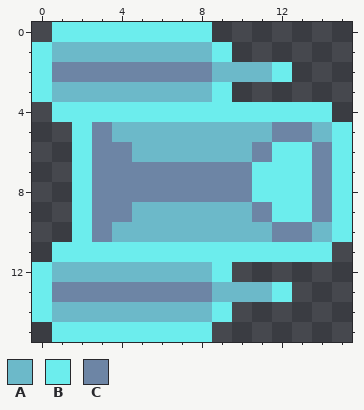
Two versions of one pixel-art file, assets/sprites/player-ship.aseprite. This is how it looked before the edit.
16x16 pixels, 1 frame.
Palette (. is transparent): A #6cb9c9  B #6ceded  C #6d85a5
Pixels before, first column x 0:
 0 .BBBBBBBB.......
 1 BAAAAAAAAB......
 2 BCCCCCCCCAAAB...
 3 BAAAAAAAAB......
 4 .BBBBBBBBBBBBBB.
 5 ..BCAAAAAAAACCAB
 6 ..BCCAAAAAACBBCB
 7 ..BCCCCCCCCBBBCB
 8 ..BCCCCCCCCBBBCB
 9 ..BCCAAAAAACBBCB
10 ..BCAAAAAAAACCAB
11 .BBBBBBBBBBBBBB.
12 BAAAAAAAAB......
13 BCCCCCCCCAAAB...
14 BAAAAAAAAB......
15 .BBBBBBBB.......
And afterwards:
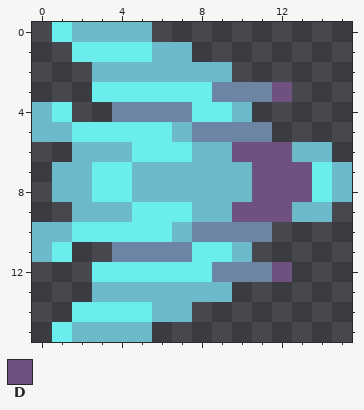
Colours new in this view: D #6e5181
From old to new:
Changed rows in their new state; - is an unchanged pixel.
first column x 0:
 0 --AAAA...-------
 1 ..BBBB--..------
 2 ...AAAAAA-...---
 3 ...BBBBBBCCCD---
 4 A-..CCCC--A....-
 5 AA-BBBB-CCCC....
 6 --AAABBB--DDDAA.
 7 -AABBAAAAAADDDBA
 8 -AABBAAAAAADDDBA
 9 --AAABBB--DDDAA.
10 AA-BBBB-CCCC....
11 A-..CCCC--A....-
12 ...BBBBBBCCCD---
13 ...AAAAAA-...---
14 ..BBBB--..------
15 --AAAA...-------
Where, in picture pixels (left, top, right, bottom), the same in both pictures:
changed: (32, 22, 352, 342)
